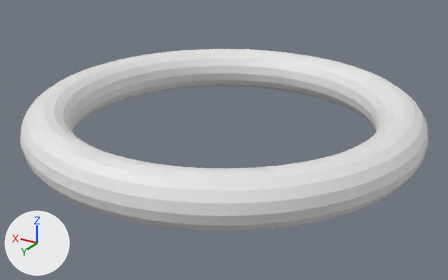
One commit to the Blender file mdr-v700/v700.blend: the scene before it, then after it.
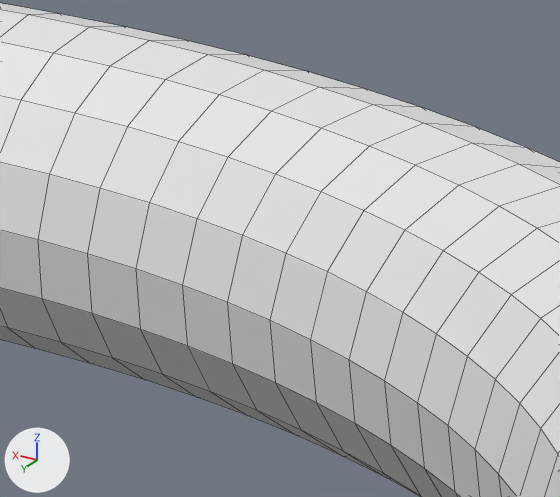
There are two pictures of each version: one whole from a camera (50 mm lens) standing at (-50.8, 84.8, 38.1) and looking at (-0.8, 1.3, -3.6), one close up on the part from 69% to 84% of the width and 20% to 41% of the height. Every picture has the same lights, and +X, +Y and +Z are marked at lower left. The close-ups show mesh edges as thin lines. The same objects are shown in both versions, whatever each file hides.

Names of what the first close-up shows: 'Torus too big'.
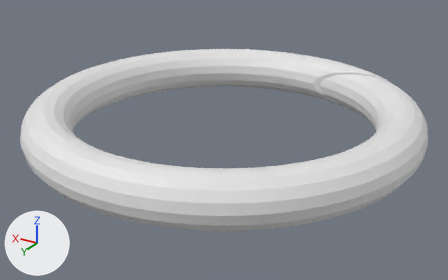
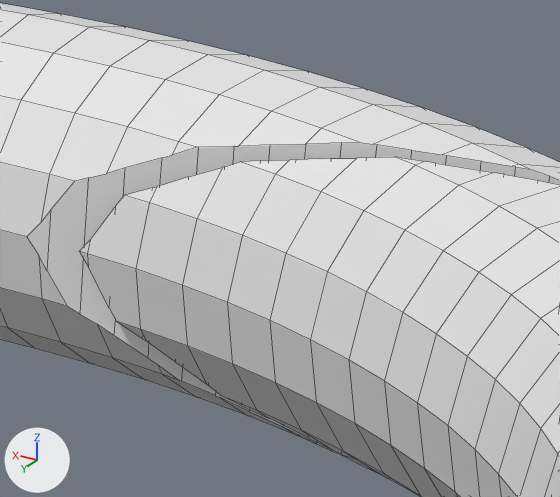
ob_cyl_slice_neg is not drawn itself; it is used by a modifier of ob_cylinder_slice.
ob_cyl_slice_limit is not drawn itself; it is used by a modifier of ob_cylinder_slice.
ob_cylinder_slice is not drawn itself; it is used by a modifier of ob_torus_med.

What differs and where, as boxes [x1, y1, x2, y2] in the close-ups (560 x 497 px):
'Torus too big', reshaped, modifiers changed: [0, 3, 560, 497] in both

The change, as a diff of the scene's bpy script:
```diff
--- a/mdr-v700/v700.blend.py
+++ b/mdr-v700/v700.blend.py
@@ ob_cyl_slice_neg @@
 ob_cyl_slice_neg = bpy.data.objects.new('cyl slice neg', me_cylinder)
-ob_cyl_slice_neg.location = (-1.943, 12.63, 0.0)
+ob_cyl_slice_neg.location = (-7.402, 12.63, 0.0)
 ob_cyl_slice_neg.scale = (0.98, 0.98, 1.42)
@@ ob_torus_too_big @@
 _m = ob_torus_too_big.modifiers.new('Boolean', 'BOOLEAN')
-_m.object = ob_slice
+_m.object = ob_cylinder_slice
 _m.solver = 'FLOAT'
@@ ob_cyl_slice_limit @@
 ob_cyl_slice_limit = bpy.data.objects.new('cyl slice limit', me_cube)
-ob_cyl_slice_limit.location = (34.0, 0.0, 0.0)
-ob_cyl_slice_limit.scale = (-13.4, -13.4, -13.4)
+ob_cyl_slice_limit.location = (28.55, 0.0, 0.0)
+ob_cyl_slice_limit.scale = (-14.9, -16.2, -14.9)
 ob_cyl_slice_limit.hide_set(True)
@@ ob_cylinder_slice @@
 ob_cylinder_slice = bpy.data.objects.new('Cylinder slice', me_cylinder_001)
-ob_cylinder_slice.location = (-1.943, 12.63, 0.0)
+ob_cylinder_slice.location = (-7.402, 12.63, 0.0)
 ob_cylinder_slice.scale = (0.991, 0.991, 0.991)
```
